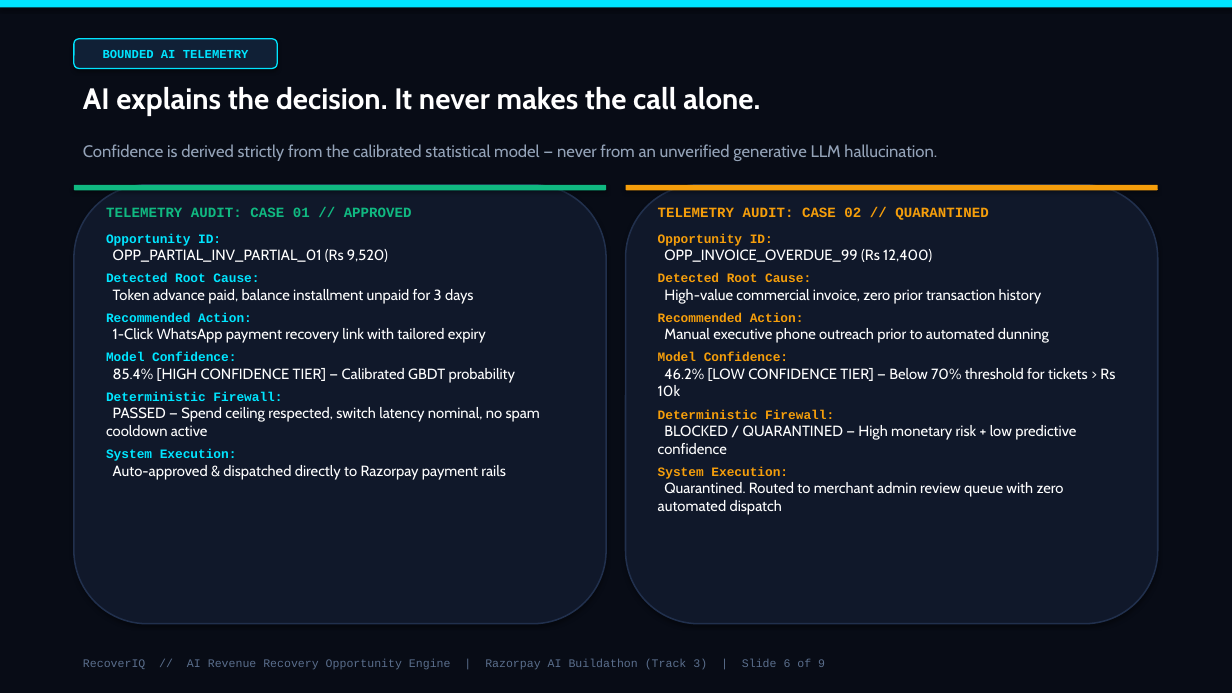
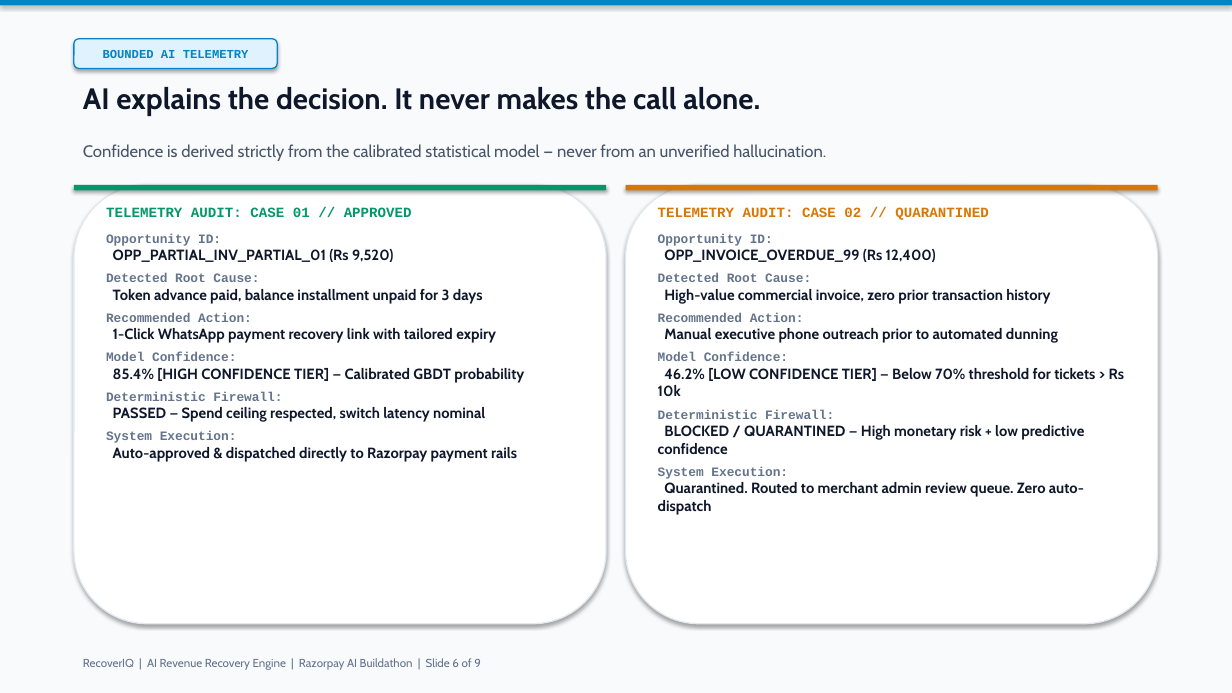
Before and after one commit to Yaswanthraju-Rallabandi/RecoverIQ-Intelligent-Revenue-Recovery-Platform, a slide deck: slide 6 of RecoverIQ_Razorpay_AI_Buildathon.pptx. Drawn at 1232x693 pixels with LibreOffice and Linux fonts; fonts in the diff are those of the drawing. Boxes give left, top, right and bottom in pixels: in the first picture for what was removed or moved away, otherwise in the second. Text is boxed around its words. In the diff, an @@ line names an element or a change of style, - is before the commit and + after.

Commit message:
style: convert presentation deck to professional corporate light theme

```diff
--- a/RecoverIQ_Razorpay_AI_Buildathon.pptx
+++ b/RecoverIQ_Razorpay_AI_Buildathon.pptx
@@ rectangle at (x1=0, y1=0, x2=1232, y2=693): fill #080C16 to #F8FAFC @@
@@ rectangle at (x1=0, y1=0, x2=1232, y2=6): fill #00E5FF to #0284C7 @@
@@ rounded rectangle "BOUNDED AI TELEMETRY" at (x1=74, y1=39, x2=277, y2=68): text colour #00E5FF to #0284C7; fill #102036 to #E0F2FE; outline #00E5FF 1 pt to #0284C7 1 pt @@
@@ text "AI explains the decision. It ..." at (x1=83, y1=87, x2=760, y2=116): text colour #FFFFFF to #0F172A @@
@@ text at (x1=83, y1=144, x2=826, y2=161): text changed; text colour #94A3B8 to #475569 @@
-Confidence is derived strictly from the calibrated statistical model — never from an unverified generative LLM hallucination.
+Confidence is derived strictly from the calibrated statistical model — never from an unverified hallucination.
@@ rounded rectangle at (x1=74, y1=185, x2=606, y2=624): fill #10182A to #FFFFFF; outline #21304D 1.2 pt to #E2E8F0 1 pt @@
@@ rounded rectangle at (x1=74, y1=185, x2=606, y2=190): fill #10B981 to #059669 @@
@@ text at (x1=106, y1=207, x2=524, y2=462): text colour #10B981 to #059669 in "TELEMETRY AUDIT: CASE 01 // APPROVED"; text colour #00E5FF to #64748B in "Opportunity ID:", "Detected Root Cause:", "Recommended Action:", "Model Confidence:" and 2 more places; text colour #FFFFFF to #0F172A, bold on in "OPP_PARTIAL_INV_PARTIAL_01 (Rs 9,520)", "Token advance paid, balance installment unpaid for ...", "1-Click WhatsApp payment recovery link with tailored ...", "85.4% [HIGH CONFIDENCE TIER] — Calibrated GBDT ..." and 1 more places @@
@@ rounded rectangle at (x1=626, y1=185, x2=1158, y2=624): fill #10182A to #FFFFFF; outline #21304D 1.2 pt to #E2E8F0 1 pt @@
@@ rounded rectangle at (x1=626, y1=185, x2=1158, y2=190): fill #F59E0B to #D97706 @@
@@ text at (x1=658, y1=207, x2=1124, y2=479): text colour #F59E0B to #D97706 in "TELEMETRY AUDIT: CASE 02 // QUARANTINED"; text colour #F59E0B to #64748B in "Opportunity ID:", "Detected Root Cause:", "Recommended Action:", "Model Confidence:" and 2 more places; text colour #FFFFFF to #0F172A, bold on in "OPP_INVOICE_OVERDUE_99 (Rs 12,400)", "High-value commercial invoice, zero prior transaction histor ...", "Manual executive phone outreach prior to automated ...", "46.2% [LOW CONFIDENCE TIER] — Below 70% ..." and 1 more places @@
@@ text at (x1=113, y1=407, x2=485, y2=422): text changed; text colour #FFFFFF to #0F172A; bold on @@
-PASSED — Spend ceiling respected, switch latency nominal, no spam cooldown active
+PASSED — Spend ceiling respected, switch latency nominal
@@ text at (x1=658, y1=482, x2=1084, y2=515): text changed; text colour #FFFFFF to #0F172A; bold on @@
-Quarantined. Routed to merchant admin review queue with zero automated dispatch
+Quarantined. Routed to merchant admin review queue. Zero auto-dispatch
@@ text at (x1=83, y1=658, x2=481, y2=670): text changed; font Courier New to Cabin; text colour #5A6E8C to #64748B @@
-RecoverIQ // AI Revenue Recovery Opportunity Engine | Razorpay AI Buildathon (Track 3) | Slide 6 of 9
+RecoverIQ | AI Revenue Recovery Engine | Razorpay AI Buildathon | Slide 6 of 9
```
Also in this commit, not shown: 8 other slides changed, 1 other file.
